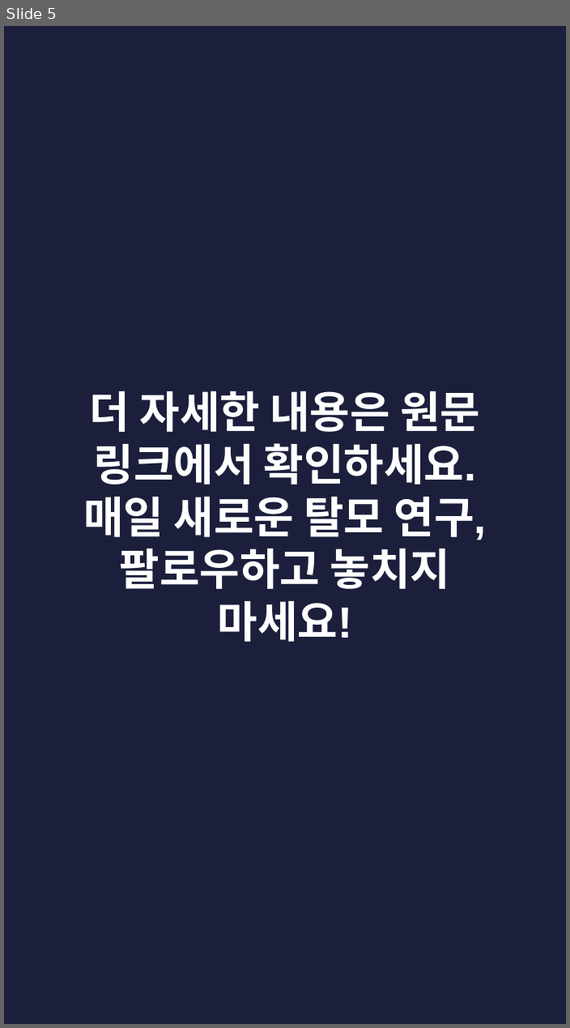
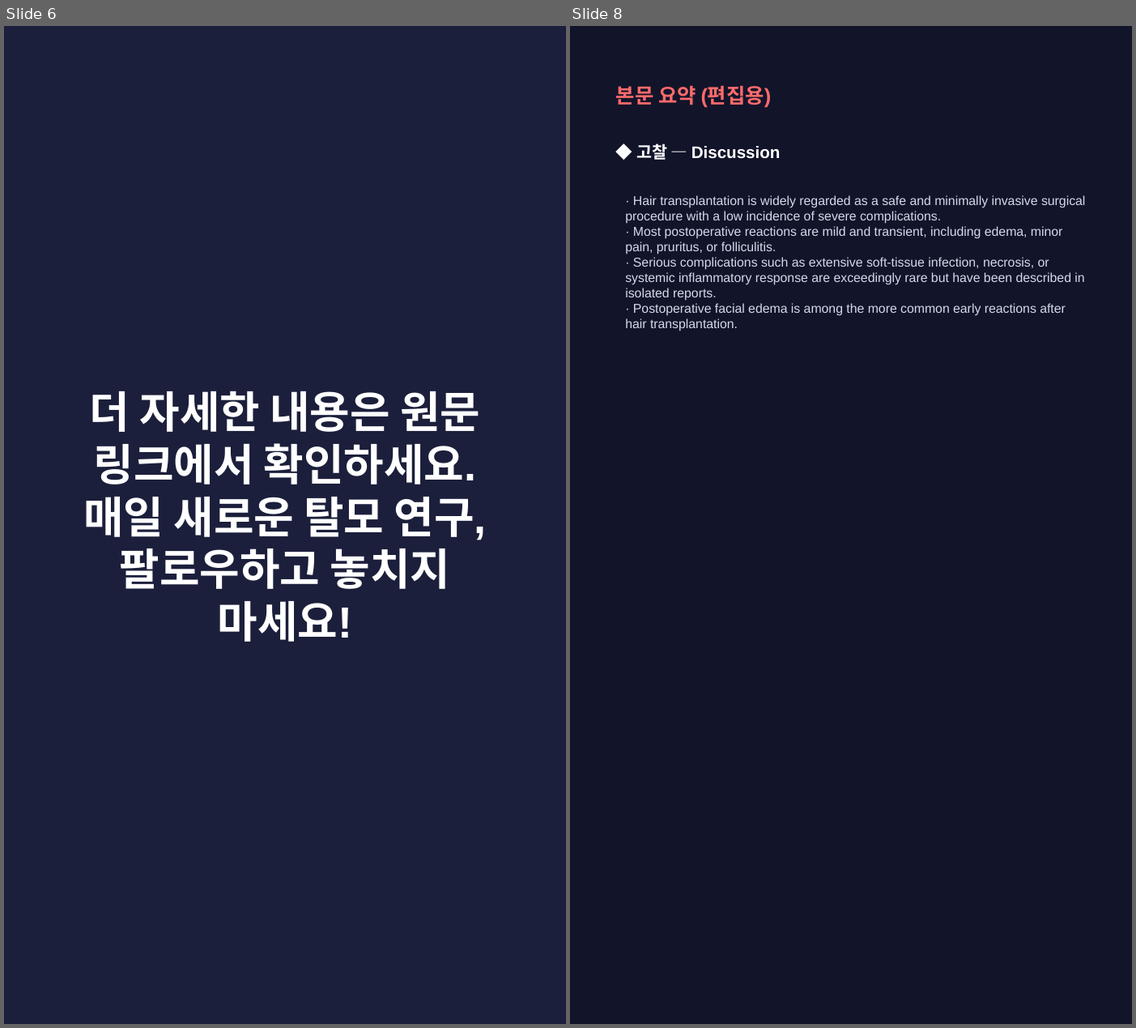
Before and after one commit to hyokang2010-BJ-ANTH/product-builder-test, a slide deck: pwa/data/latest/slides.pptx. Shown side by side, each under a label of ours: slide 5 before the commit, slides 6 and 8 after it; the slides between them are not shown. The pictures are 570x1028 and 1136x1028 pixels, drawn with LibreOffice and Linux fonts; fonts in the diff are those of the drawing. Boxes give left, top, right and bottom in pixels: in the first picture for what was removed or moved away, otherwise in the second. Text is boxed around its words. In the diff, an @@ line names an element or a change of style, - is before the commit and + after.

```diff
--- a/pwa/data/latest/slides.pptx
+++ b/pwa/data/latest/slides.pptx
@@ slide 8 added at [570, 26, 1132, 1024], background #12142A @@
@@ text added at [616, 85, 772, 108], 16 pt, text #FF6B6B, bold @@
+본문 요약 (편집용)
@@ text added at [636, 143, 781, 160], 13 pt, text #FFFFFF, bold @@
+◆ 고찰 — Discussion
@@ text added at [625, 195, 1085, 331], 10 pt, text #D5D8EA @@
+· Hair transplantation is widely regarded as a safe and minimally invasive surgical procedure with a low incidence of severe complications.
+· Most postoperative reactions are mild and transient, including edema, minor pain, pruritus, or folliculitis.
+· Serious complications such as extensive soft-tissue infection, necrosis, or systemic inflammatory response are exceedingly rare but have been described in isolated reports.
+· Postoperative facial edema is among the more common early reactions after hair transplantation.
@@ what was slide 5 is now slide 6 @@
```
Also in this commit, not shown: 2 slides changed, 4 other slides added, 3 slides removed, 26 other files.
